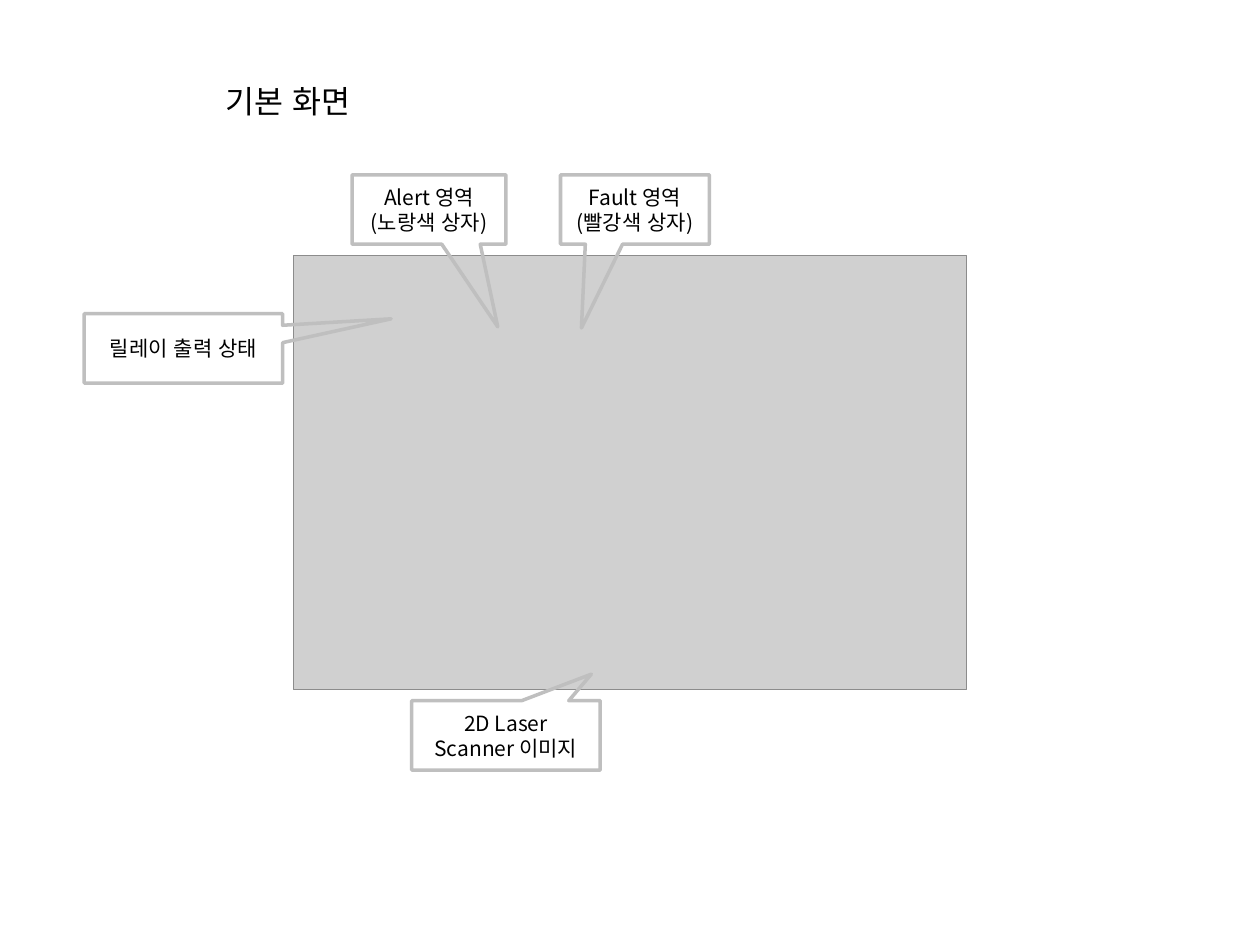
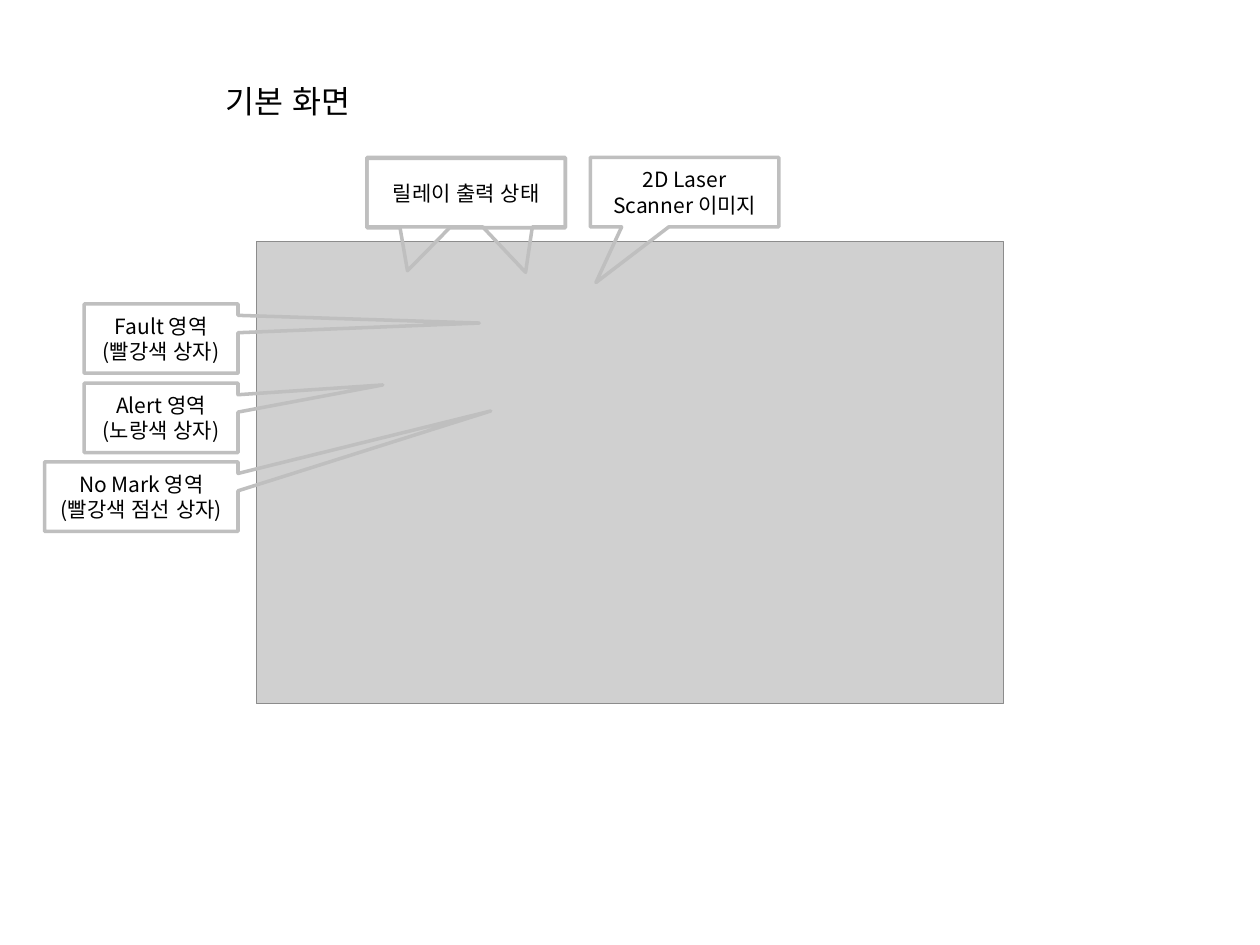
Before and after one commit to leesy24/AntiCollision_2D.application.windows32, a slide deck: slide 1 of 2D-AntiCollision Monitoring System.pptx. Drawn at 1260x945 pixels with LibreOffice and Linux fonts; fonts in the diff are those of the drawing; grey boxes stand for pictures. Boxes give left, top, right and bottom in pixels: in the first picture for what was removed or moved away, otherwise in the second. Text is boxed around its words. In the diff, an @@ line names an element or a change of style, - is before the commit and + after.

```diff
--- a/2D-AntiCollision Monitoring System.pptx
+++ b/2D-AntiCollision Monitoring System.pptx
@@ proportions changed in 4 elements at <box>591,158,780,227</box>, <box>84,383,238,452</box>, <box>84,304,238,373</box>, <box>367,159,564,228</box> @@
@@ speech box "릴레이 출력 상태": place and size @@
-speech box "릴레이 출력 상태" at <box>84,314,282,383</box>
+speech box "릴레이 출력 상태" at <box>367,159,564,228</box>
@@ speech box added at <box>367,158,564,227</box>, outline #BFBFBF 2 pt @@
@@ speech box "2D Laser Scanner 이미지": place and size @@
-speech box "2D Laser Scanner 이미지" at <box>412,701,601,770</box>
+speech box "2D Laser Scanner 이미지" at <box>591,158,780,227</box>
@@ picture: place and size @@
-picture at <box>294,256,966,690</box>
+picture at <box>256,241,1003,703</box>
@@ speech box "Fault 영역": place and size @@
-speech box "Fault 영역" at <box>561,175,709,244</box>
+speech box "Fault 영역" at <box>84,304,238,373</box>
@@ speech box "Alert 영역": place and size @@
-speech box "Alert 영역" at <box>353,175,507,244</box>
+speech box "Alert 영역" at <box>84,383,238,452</box>
@@ speech box added at <box>44,462,238,532</box>, outline #BFBFBF 2 pt, 12 pt, text #000000 @@
+No Mark 영역
+(빨강색 점선 상자)
```
Also in this commit, not shown: 7 other slides changed, 2 slides added, 2 slides removed.
